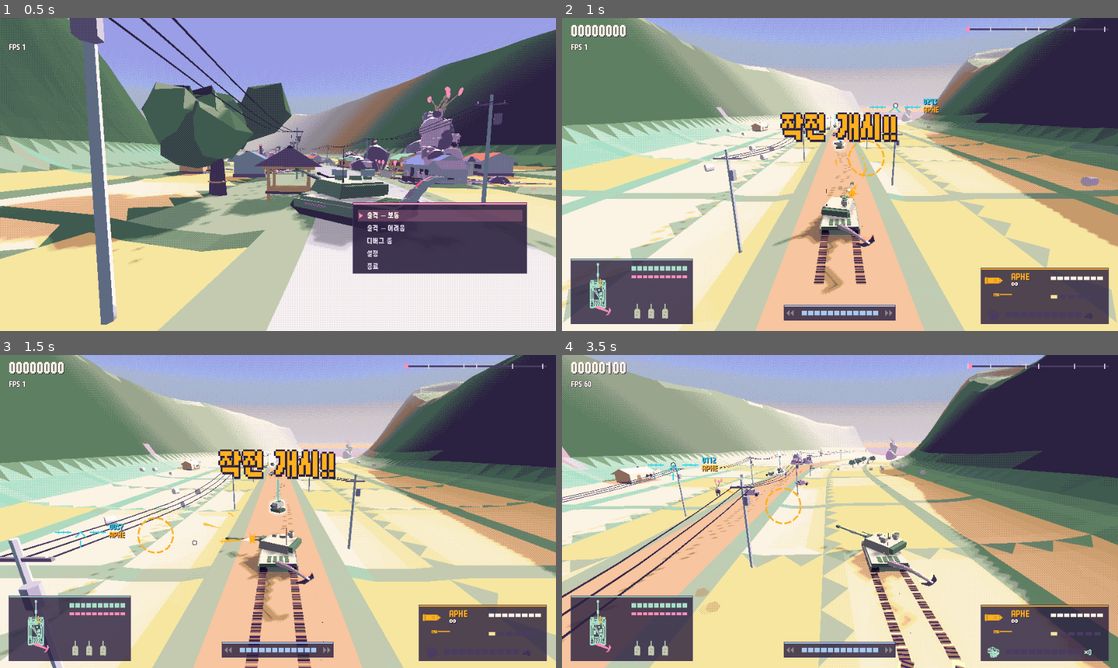
Above: before the commit, frames 1-4 (two rows, left to right).
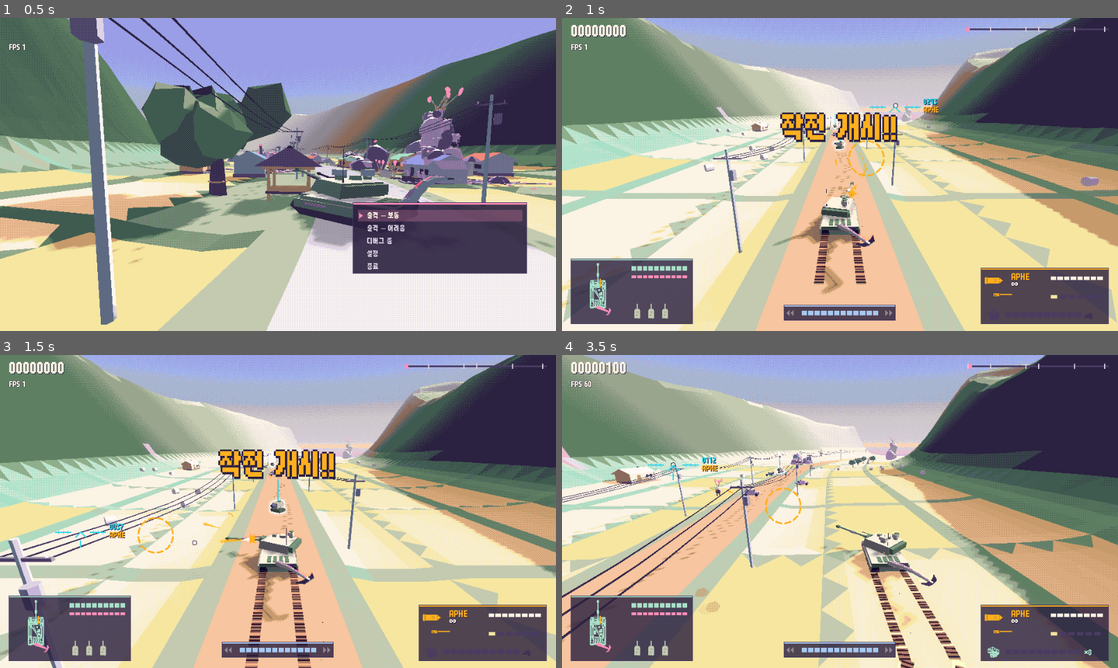
Above: after the commit, the same moments.

Repository: scarf005/orca-class
Game: Godot game, scene res://scenes/main.tscn
The game is run twice, just before and just after one commit, with the same random seed, the same clock (stepped at 60 frames per second) and the same inputs.
Inputs (mouse positions are in pixels of both pictures, inside the frame that each line leads up to):
- Up to frame 1 (0.5 s): no input
- Up to frame 2 (1 s): tap Enter (ui_accept) at 0.5 s; drag from (840, 174) to (895, 105) at 0.52 s
- Up to frame 3 (1.5 s): drag from (166, 527) to (250, 574) at 1.27 s
- Up to frame 4 (3.5 s): move the mouse to (895, 442) at 2.02 s; hold D (move_right) 2.03-2.75 s; hold E 2.03-2.75 s; drag from (812, 574) to (673, 464) at 2.77 s

Frame 1 is identical in both runs. In frame 2, 0.1% of the frame differs, in the area x 45-55%, y 68-85%; in frame 3, 0.2%; in frame 4, 0.3%, in the area x 54-73%, y 66-100%.

Commit message:
feat: trample fungus patches under the tracks
Prints over fungus (Course.fungus_at > 0.5) are wine-dark and 1.4x wider via per-instance colors; the tracks also fling juice and spores there (6% of prints) with a squelch at most every 0.45 s. press() costs about 7 us more per print (24 to 39 us per call, 2 prints, about 28 calls/s at cruise).

Diff:
--- a/scripts/combat/fx.gd
+++ b/scripts/combat/fx.gd
@@ -625,6 +625,14 @@
 		spawn(kind, position + dir * randf() * spread, dir * randf_range(0.5, 3.0) * spread, randf_range(0.8, 1.8), randf_range(0.2, 0.5), color if kind == Kind.GLOW else Color.WHITE, {"end_size": 0.9, "drag": 2.0, "gravity": -0.3, "material": Debris.SPORE})
 
 
+## Juice and spores thrown up and back where something soft is trampled.
+func juice(position: Vector3, back: Vector3) -> void:
+	spores(position + Vector3.UP * 0.3, 2, 0.5)
+	for i in 3:
+		var velocity := back * randf_range(1.0, 4.0) + Vector3(randf_range(-1.5, 1.5), randf_range(3.0, 6.0), randf_range(-1.5, 1.5))
+		spawn(Kind.GLOW, position + Vector3.UP * 0.3, velocity, randf_range(0.4, 0.8), randf_range(0.3, 0.55), [Palette.FUNGUS, Palette.BLUSH, Palette.LILAC][i], {"gravity": 14.0, "end_size": 0.12, "fade": 0.5})
+
+
 func shockwave(position: Vector3, radius: float, color: Color, life := 0.3) -> void:
 	var mesh := _cached("ring", color, _ring_builder)
 	_transient(mesh, Transform3D(Basis(), position + Vector3.UP * 0.2), life, true, Vector2(radius * 0.2, radius), 0.1, true)
--- a/scripts/player/tank.gd
+++ b/scripts/player/tank.gd
@@ -182,7 +182,7 @@
 	tail.update(delta, global_basis, lateral_velocity)
 	auto_tail() # The tail and the coax work on their own; only driving and the main gun take input.
 	_update_pickups()
-	tracks.press(global_transform)
+	tracks.press(global_transform, delta)
 	model.rotation.x = move_toward(model.rotation.x, 0.0, delta * 0.8)
 	velocity = (global_position - _last_position) / maxf(delta, 0.0001)
 	_last_position = global_position
--- a/scripts/player/track_marks.gd
+++ b/scripts/player/track_marks.gd
@@ -2,13 +2,23 @@
 extends MultiMeshInstance3D
 ## Tread prints pressed into the ground behind both tracks. A ring buffer of flat, dark tread
 ## plates: the oldest are reused as new ones are laid, so the trail stretches a few hundred meters.
+## Over fungus patches the prints are wider and wine-dark and the tracks fling juice and spores.
 
 const COUNT := 1600
 const SPACING := 0.8 ## Meters of travel between prints; each print is a bit longer.
 const TRACK_OFFSET := 1.55 ## Half the distance between the tracks.
+const MUD := Palette.WOOD
+const CRUSHED := Color("613c52") ## Trampled fungus: wine-dark mauve.
+const CRUSHED_WIDTH := 1.4
+const FUNGUS_THRESHOLD := 0.5 ## Course.fungus_at above this is a fungus patch.
+const SPLASH_CHANCE := 0.06 ## Per print over fungus.
+const SQUELCH_INTERVAL := 0.45 ## Seconds between squelches.
 
+var crushed_prints := 0 ## How many prints were laid over fungus.
+var squelches := 0 ## How many squelches have played.
 var _next := 0
 var _last := Vector3.INF
+var _squelch_wait := 0.0
 
 
 func _init() -> void:
@@ -17,18 +27,21 @@
 	var plate := LowPoly.new()
 	# One stretch of tread print: churned mud a little longer than the spacing, so prints join into
 	# a continuous track, with dark cleat grooves across it.
-	plate.quad(Vector3(-0.36, 0, -0.48), Vector3(0.36, 0, -0.48), Vector3(0.36, 0, 0.48), Vector3(-0.36, 0, 0.48), Palette.WOOD, Vector3.UP)
+	# The plate is white and takes its color from the instance: mud or crushed fungus.
+	plate.quad(Vector3(-0.36, 0, -0.48), Vector3(0.36, 0, -0.48), Vector3(0.36, 0, 0.48), Vector3(-0.36, 0, 0.48), Palette.WHITE, Vector3.UP)
 	for z in [-0.3, 0.0, 0.3]:
-		plate.quad(Vector3(-0.36, 0.01, z - 0.06), Vector3(0.36, 0.01, z - 0.06), Vector3(0.36, 0.01, z + 0.06), Vector3(-0.36, 0.01, z + 0.06), Palette.INK, Vector3.UP)
+		plate.quad(Vector3(-0.36, 0.01, z - 0.06), Vector3(0.36, 0.01, z - 0.06), Vector3(0.36, 0.01, z + 0.06), Vector3(-0.36, 0.01, z + 0.06), Palette.DUSK, Vector3.UP)
 	multimesh = MultiMesh.new()
 	multimesh.transform_format = MultiMesh.TRANSFORM_3D
+	multimesh.use_colors = true
 	multimesh.mesh = plate.mesh()
 	multimesh.instance_count = COUNT
 	multimesh.visible_instance_count = 0
 
 
 ## Lays prints under both tracks for however far the hull moved since the last call.
-func press(hull: Transform3D, airborne := false) -> void:
+func press(hull: Transform3D, delta: float, airborne := false) -> void:
+	_squelch_wait = maxf(_squelch_wait - delta, 0.0)
 	var at := hull.origin
 	if _last == Vector3.INF or airborne:
 		_last = at
@@ -50,11 +63,30 @@
 			var p: Vector3 = along + hull.basis.x * side * TRACK_OFFSET
 			# Above the smooth height by more than the terrain mesh strays from it between samples.
 			p.y = Course.height_at(p) + 0.22
-			multimesh.set_instance_transform(_next, Transform3D(yaw, p))
+			var crushed := _over_fungus(p)
+			crushed_prints += int(crushed)
+			multimesh.set_instance_transform(_next, Transform3D(yaw.scaled_local(Vector3(CRUSHED_WIDTH if crushed else 1.0, 1.0, 1.0)), p))
+			multimesh.set_instance_color(_next, CRUSHED if crushed else MUD)
+			if crushed and randf() < SPLASH_CHANCE:
+				_splash(p, -moved.normalized())
 			_next = (_next + 1) % COUNT
 			multimesh.visible_instance_count = mini(multimesh.visible_instance_count + 1, COUNT)
 	_last = at
 
 
+func _over_fungus(p: Vector3) -> bool:
+	var course := Course.to_course(p)
+	return Course.fungus_at(course.x, course.y) > FUNGUS_THRESHOLD and p.y > Course.WATER_LEVEL
+
+
+## Juice and spores flung up behind the tracks, with a squelch no more often than every 0.45 s.
+func _splash(at: Vector3, back: Vector3) -> void:
+	World.current.fx.juice(at, back)
+	if _squelch_wait <= 0.0:
+		_squelch_wait = SQUELCH_INTERVAL
+		squelches += 1
+		Sfx.play("squelch", at, -6.0, randf_range(0.8, 1.3))
+
+
 func count() -> int:
 	return multimesh.visible_instance_count
--- /dev/null
+++ b/tests/track_marks_test.gd
@@ -0,0 +1,66 @@
+extends TestCase
+## Tread prints turn wine-dark and wide over fungus patches, and the tracks fling juice there.
+
+
+## The start (d, u) of an 8 m stretch of ground, both tracks' width, that is fungus all along, or has none.
+func _stretch(fungus: bool) -> Vector2:
+	for d in range(100, 3300, 2):
+		for u in range(-40, 41, 2):
+			var whole := true
+			for k in 5:
+				for lateral in [-1.8, 0.0, 1.8]:
+					var f := Course.fungus_at(d + k * 2.0, u + lateral)
+					var height := Course.height(d + k * 2.0, u + lateral)
+					if fungus and (f < 0.6 or height < Course.WATER_LEVEL + 1.0) or not fungus and f > 0.2:
+						whole = false
+			if whole:
+				return Vector2(d, u)
+	return Vector2(-1, -1)
+
+
+func _hull(start: Vector2, along: float) -> Transform3D:
+	var here := Course.ground_at(start.x + along, start.y)
+	var ahead := Course.ground_at(start.x + along + 1.0, start.y)
+	return Transform3D(Basis.looking_at(ahead - here, Vector3.UP), here)
+
+
+## Drives a fresh set of prints along the stretch, `passes` steps of a meter, back and forth.
+func _drive(world: World, start: Vector2, passes: int) -> TrackMarks:
+	var marks := TrackMarks.new()
+	world.add_child(marks)
+	marks.press(_hull(start, 0.0), 0.016)
+	for i in passes:
+		marks.press(_hull(start, 1.0 + (i % 2)), 0.016)
+	return marks
+
+
+func test_prints_over_fungus_are_crushed_and_over_plain_ground_mud() -> void:
+	var world := stage()
+	var fungus := _stretch(true)
+	var plain := _stretch(false)
+	check(fungus.x >= 0.0 and plain.x >= 0.0, "the course has both a fungus stretch and a plain one")
+	var crushed := _drive(world, fungus, 4)
+	var mud := _drive(world, plain, 4)
+	check(crushed.count() >= 4 and mud.count() >= 4, "both laid prints")
+	check_eq(crushed.crushed_prints, crushed.count(), "every print over fungus is crushed")
+	check_eq(mud.crushed_prints, 0, "no print on plain ground is")
+	check(TrackMarks.CRUSHED != TrackMarks.MUD and TrackMarks.CRUSHED.v < TrackMarks.MUD.v, "crushed is the darker of the two")
+	check(TrackMarks.CRUSHED_WIDTH > 1.0, "and wider")
+	check(crushed.multimesh.use_colors, "each print carries its own color")
+
+
+func test_fungus_splashes_and_squelches_are_rate_limited_and_absent_on_plain_ground() -> void:
+	var world := stage()
+	seed(5)
+	var particles := world.fx.particle_count()
+	var mud := _drive(world, _stretch(false), 400)
+	check_eq(mud.squelches, 0, "no squelch on plain ground")
+	check_eq(world.fx.particle_count(), particles, "and no splashes")
+	var crushed := _drive(world, _stretch(true), 400)
+	check(world.fx.particle_count() > particles + 20, "juice and spores fly over fungus (%d)" % (world.fx.particle_count() - particles))
+	var seconds := 400 * 0.016
+	check(crushed.squelches >= 3, "it squelches now and then (%d)" % crushed.squelches)
+	check(crushed.squelches <= int(seconds / TrackMarks.SQUELCH_INTERVAL) + 1, "but no more often than every %.2f s (%d in %.1f s)" % [TrackMarks.SQUELCH_INTERVAL, crushed.squelches, seconds])
+	var prints := crushed.count()
+	check(prints >= 400, "many prints were laid (%d)" % prints)
+	check(float(crushed.squelches) / prints < 0.05, "squelches are a small fraction of the prints")
Not shown, added: tests/track_marks_test.gd.uid
